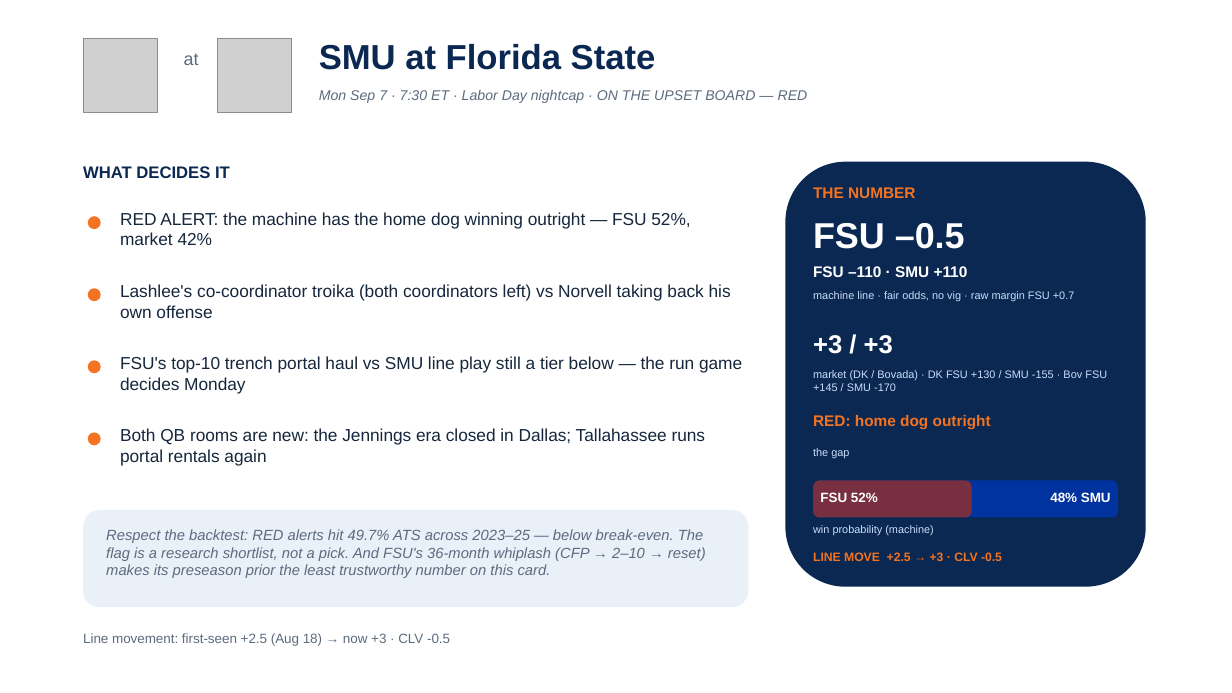
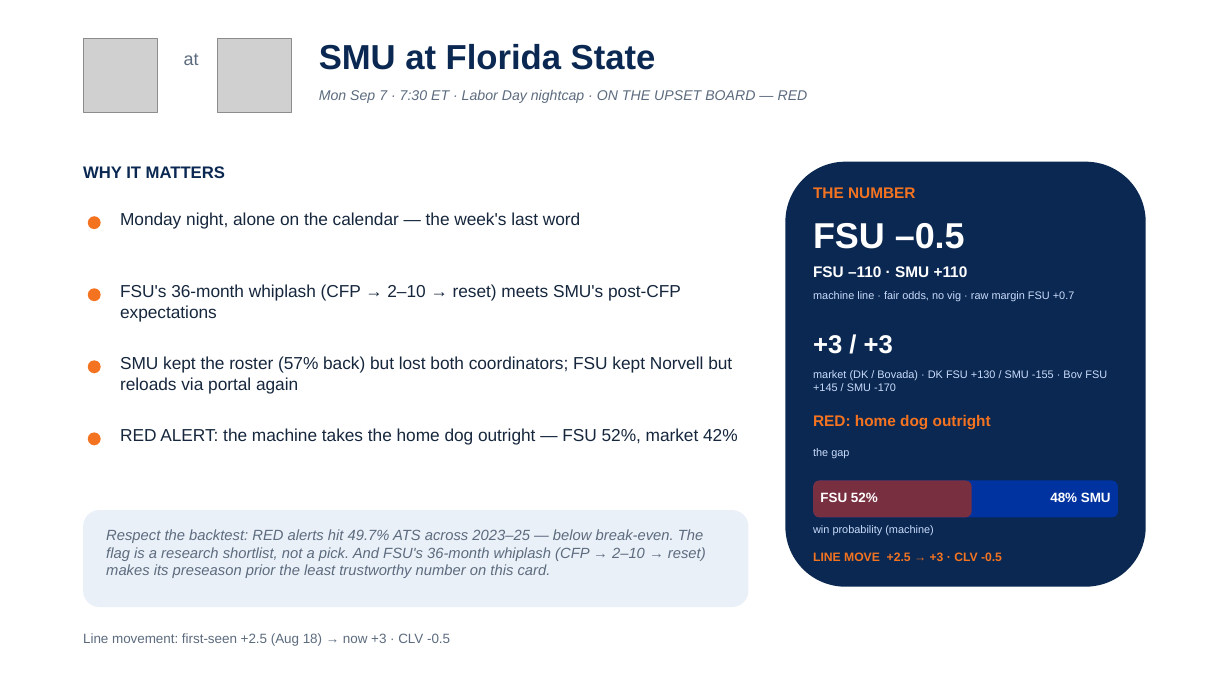
Before and after one commit to lucasalvarezflorida-lab/ncaa-fbs-analytics, a slide deck: slide 15 of decks/2026_Week1_Episode2.pptx. Drawn at 1232x693 pixels with LibreOffice and Linux fonts; fonts in the diff are those of the drawing; grey boxes stand for pictures. Boxes give left, top, right and bottom in pixels: in the first picture for what was removed or moved away, otherwise in the second. Text is boxed around its words. In the diff, an @@ line names an element or a change of style, - is before the commit and + after.

```diff
--- a/decks/2026_Week1_Episode2.pptx
+++ b/decks/2026_Week1_Episode2.pptx
@@ text at [83,166,225,178]: text changed @@
-WHAT DECIDES IT
+WHY IT MATTERS
@@ text at [120,212,580,229]: text changed @@
-RED ALERT: the machine has the home dog winning outright — FSU 52%, market 42%
+Monday night, alone on the calendar — the week's last word
@@ text at [120,284,681,321]: text changed @@
-Lashlee's co-coordinator troika (both coordinators left) vs Norvell taking back his own offense
+FSU's 36-month whiplash (CFP → 2–10 → reset) meets SMU's post-CFP expectations
@@ text at [120,356,732,393]: text changed @@
-FSU's top-10 trench portal haul vs SMU line play still a tier below — the run game decides Monday
+SMU kept the roster (57% back) but lost both coordinators; FSU kept Norvell but reloads via portal again
@@ text at [120,428,738,445]: text changed @@
-Both QB rooms are new: the Jennings era closed in Dallas; Tallahassee runs portal rentals again
+RED ALERT: the machine takes the home dog outright — FSU 52%, market 42%
```
Also in this commit, not shown: 14 other slides changed, 1 other file.
